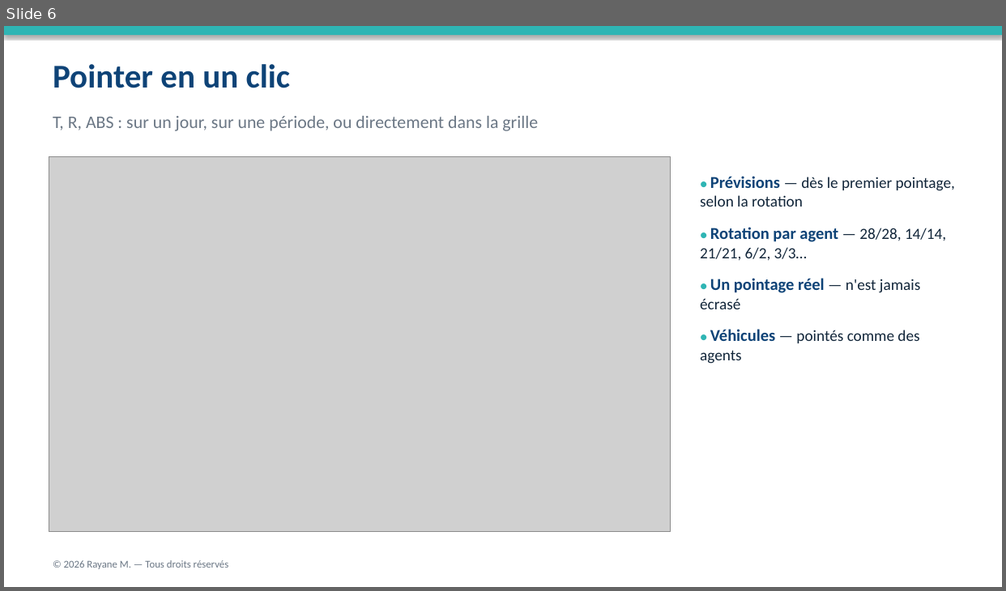
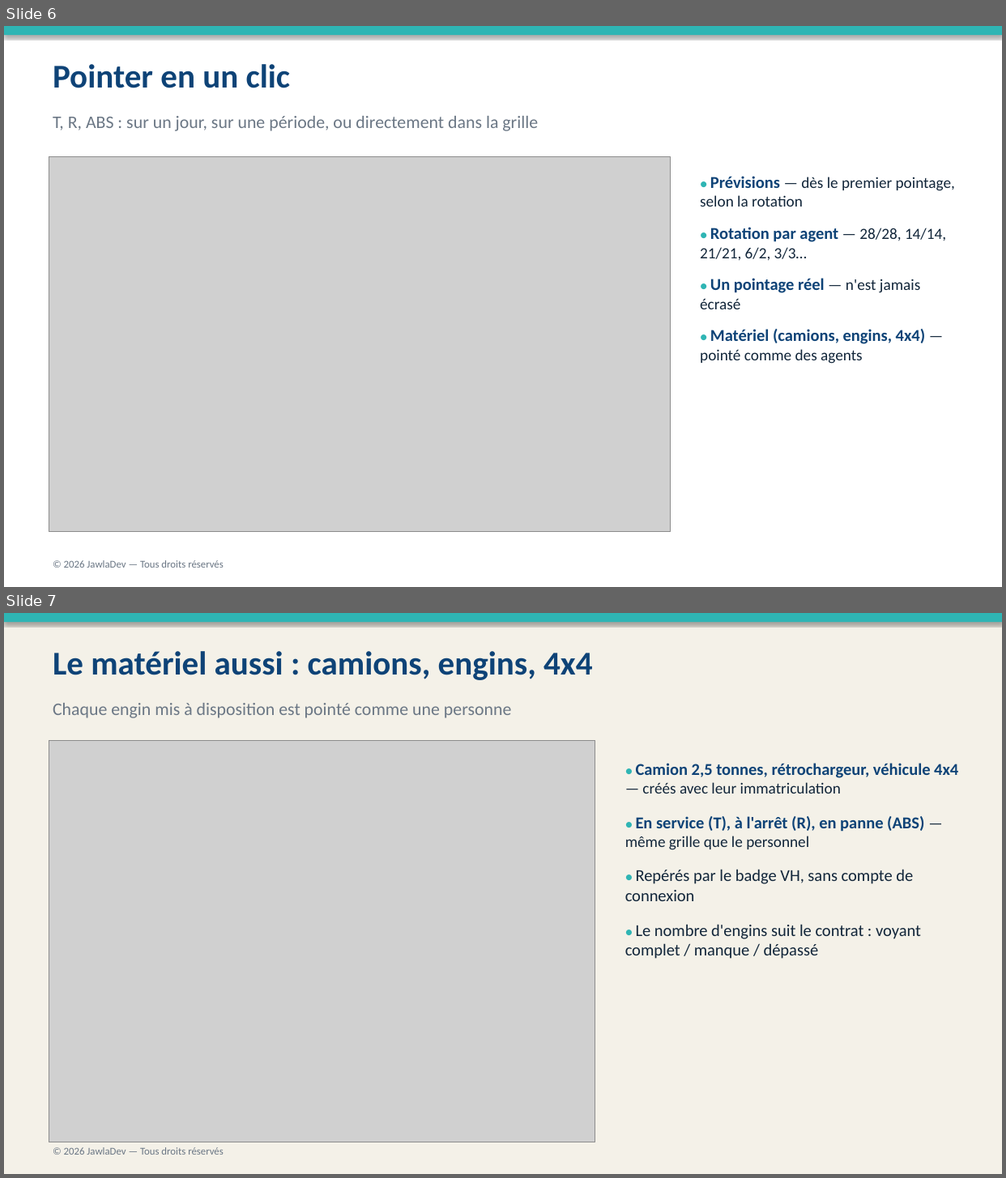
Before and after one commit to rayanem-dev/JawlaDev, a slide deck: assets/docs/Sijil-Presentation.pptx. Shown one above the other, each under a label of ours: slide 6 before the commit, slides 6 and 7 after it. The pictures are 1006x591 and 1006x1178 pixels, drawn with LibreOffice and Linux fonts; fonts in the diff are those of the drawing; grey boxes stand for pictures. Boxes give left, top, right and bottom in pixels: in the first picture for what was removed or moved away, otherwise in the second. Text is boxed around its words. In the diff, an @@ line names an element or a change of style, - is before the commit and + after.

```diff
--- a/assets/docs/Sijil-Presentation.pptx
+++ b/assets/docs/Sijil-Presentation.pptx
@@ slide 7 added at [4,613,1002,1174], background #FFFFFF @@
@@ rectangle added at [4,613,1002,1174], fill #F4F1E8 @@
@@ rectangle added at [4,613,1002,622], fill #2FB5B4 @@
@@ text added at [53,651,592,680], 32 pt, text #0E4377, bold @@
+Le matériel aussi : camions, engins, 4x4
@@ text added at [53,703,511,718], 17 pt, text #6B7785 @@
+Chaque engin mis à disposition est pointé comme une personne
@@ picture added at [49,740,595,1142] @@
@@ text added at [625,763,958,959], 16 pt, text #12263A @@
+● Camion 2,5 tonnes, rétrochargeur, véhicule 4x4 — créés avec leur immatriculation
+● En service (T), à l'arrêt (R), en panne (ABS) — même grille que le personnel
+● Repérés par le badge VH, sans compte de connexion
+● Le nombre d'engins suit le contrat : voyant complet / manque / dépassé
@@ text added at [64,1148,224,1155], 10 pt, text #6B7785 @@
+© 2026 JawlaDev — Tous droits réservés
@@ slide 6 changed as well @@
@@ text at [700,329,926,364]: text changed; size 15 to 16 pt; text colour #12263A to #0E4377; bold on @@
-● Véhicules — pointés comme des agents
+● Matériel (camions, engins, 4x4) — pointé comme des agents
@@ text at [64,561,224,568]: text changed @@
-© 2026 Rayane M. — Tous droits réservés
+© 2026 JawlaDev — Tous droits réservés
```
Also in this commit, not shown: 18 other slides changed, 1 other slide added, 4 other files.
